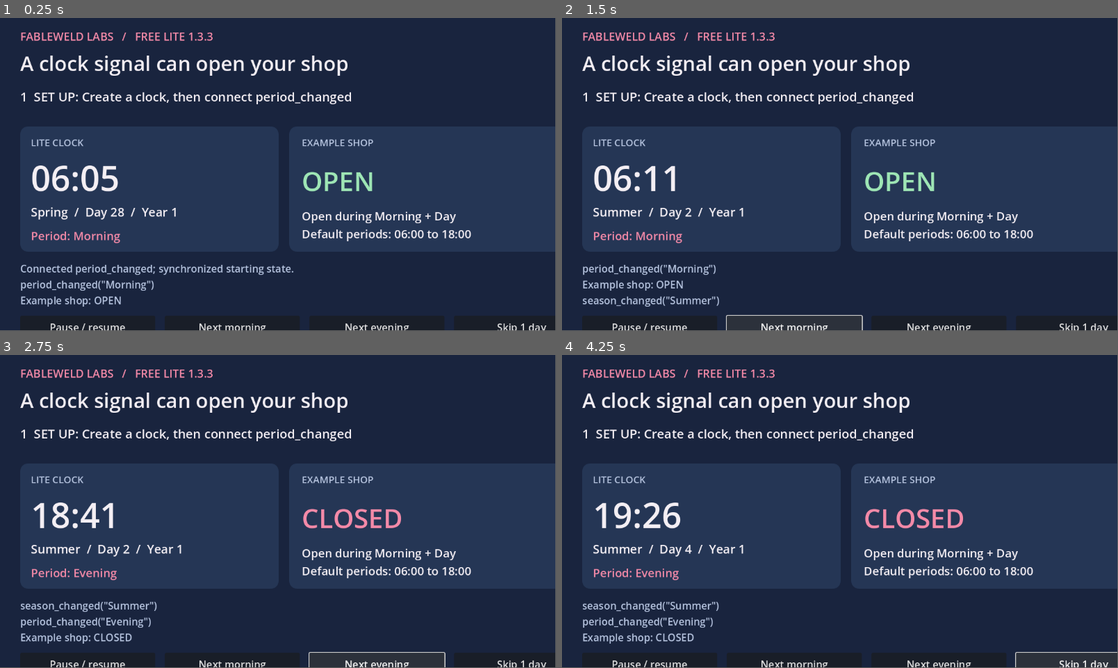
Above: before the commit, frames 1-4 (two rows, left to right).
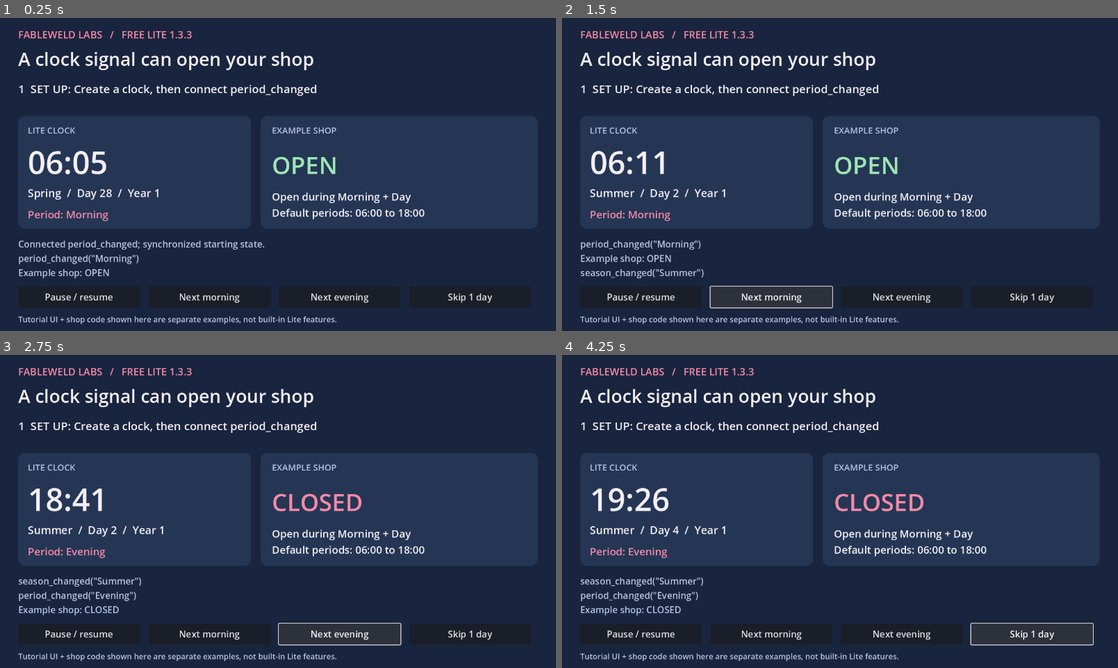
Above: after the commit, the same moments.

Repository: fableweldlabs/time-seasons-lite
Game: Godot game, scene res://tutorials/morning-shop/morning_shop.tscn
Same seed, same stepped clock (60 frames per second), same inputs: the game is played once before the commit and once after it. This scene is started directly instead of the project's main scene.
Inputs:
- Up to frame 1 (0.25 s): no input
- Up to frame 2 (1.5 s): click "Next morning" at 0.5 s; click "Next morning" at 1.25 s
- Up to frame 3 (2.75 s): click "Next evening" at 2 s
- Up to frame 4 (4.25 s): click "Next evening" at 2.75 s; click "Skip 1 day" at 3.5 s
In our replay, the window is 799x449 before the commit and 800x450 after it. These sizes can differ from the game's own. Grey fills any space a smaller window leaves; there, only what the larger window draws over its background counts as a difference.

The runs differ from the first frame. In frame 1, 11% of the frame differs, in the area x 3-99%, y 4-100%; in frame 2, 11%; in frame 3, 11%; in frame 4, 11%.

Commit message:
Size standalone tutorial window to keep controls visible

Diff:
--- a/tutorials/morning-shop/morning_shop.gd
+++ b/tutorials/morning-shop/morning_shop.gd
@@ -13,6 +13,7 @@
 var capture_mode := false
 
 func _ready() -> void:
+	get_window().size = Vector2i(1280, 720)
 	RenderingServer.set_default_clear_color(Color("19243e"))
 	var profile := FWTimeProfile.new()
 	profile.initial_minute = 27 * 1440 + 350 # Spring, day 28, 05:50.
